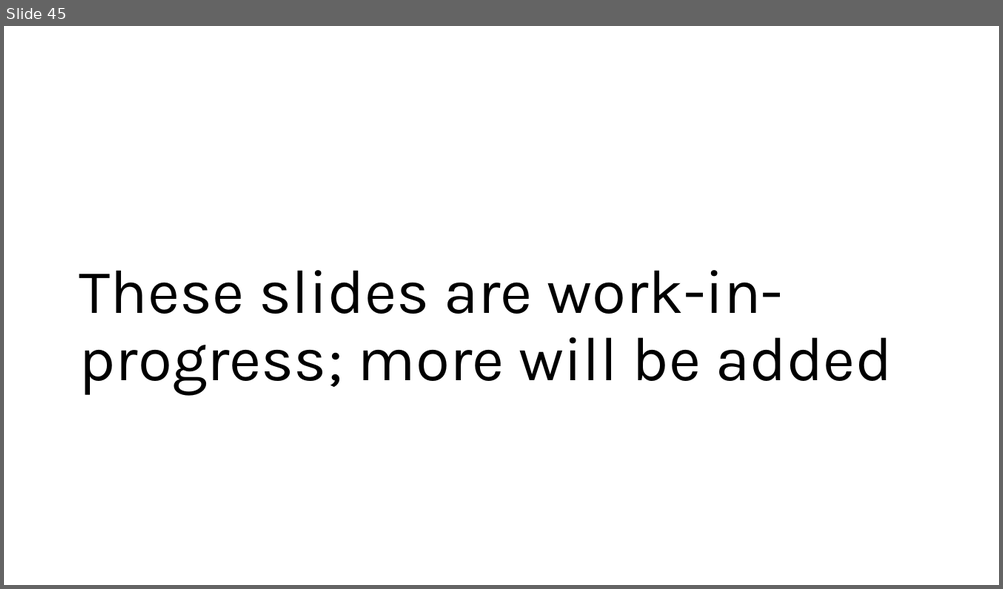
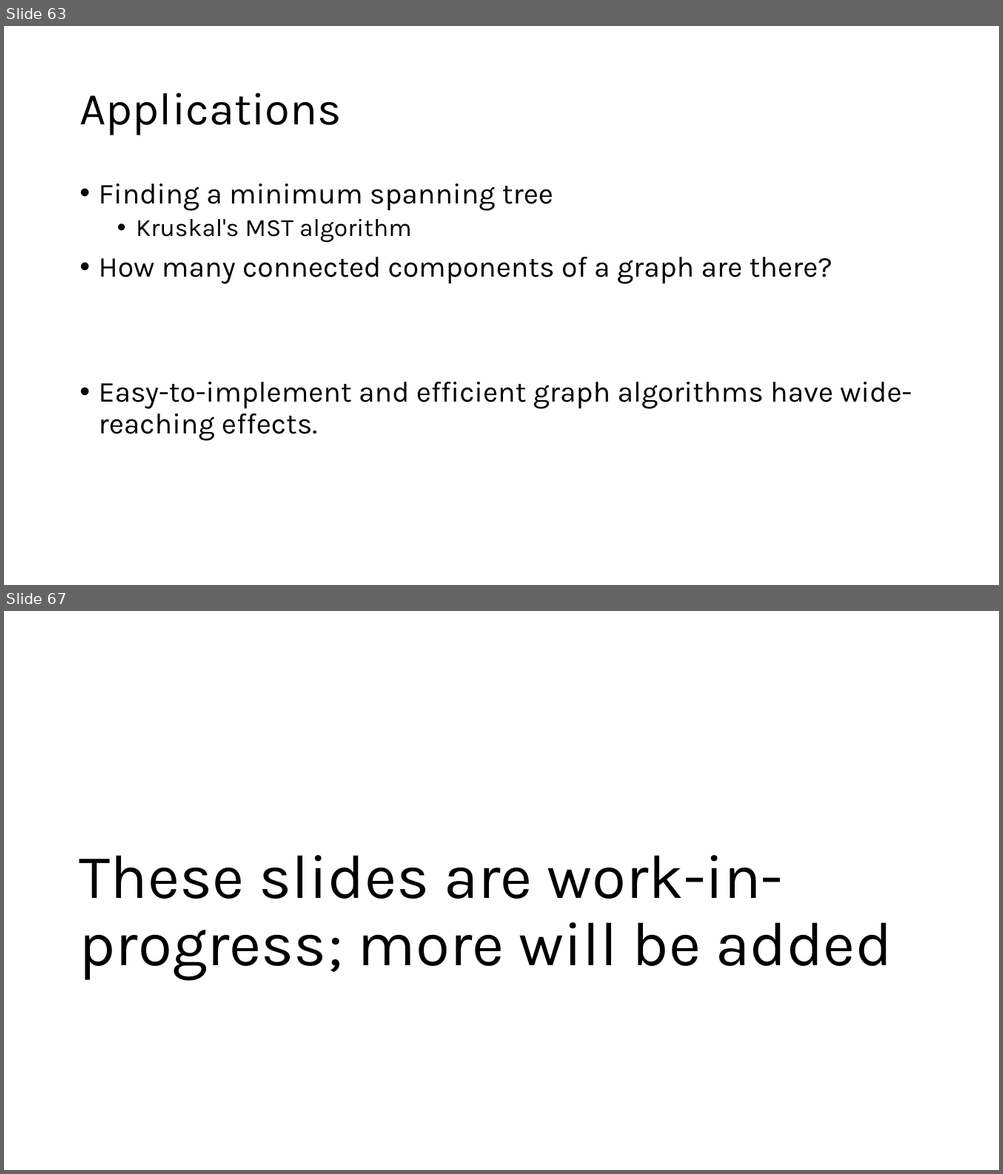
Before and after one commit to SMC-CS-374-Sp26/Unit-2-Data-Structures, a slide deck: 374 DS in detail.pptx. Shown one above the other, each under a label of ours: slide 45 before the commit, slides 63 and 67 after it; the slides between them are not shown. The pictures are 1003x589 and 1003x1174 pixels, drawn with LibreOffice and Linux fonts; fonts in the diff are those of the drawing. Boxes give left, top, right and bottom in pixels: in the first picture for what was removed or moved away, otherwise in the second. Text is boxed around its words. In the diff, an @@ line names an element or a change of style, - is before the commit and + after.

```diff
--- a/374 DS in detail.pptx
+++ b/374 DS in detail.pptx
@@ slide 63 added at (4, 26, 999, 585), background #FFFFFF @@
@@ title added at (79, 93, 341, 136), 44 pt, text #000000 @@
+Applications
@@ text added at (99, 184, 911, 441), 28 pt, text #000000 @@
+• Finding a minimum spanning tree
+  • Kruskal's MST algorithm
+• How many connected components of a graph are there?
+• Easy-to-implement and efficient graph algorithms have wide-reaching effects.
@@ what was slide 45 is now slide 67 @@
```
Also in this commit, not shown: 21 other slides added.
